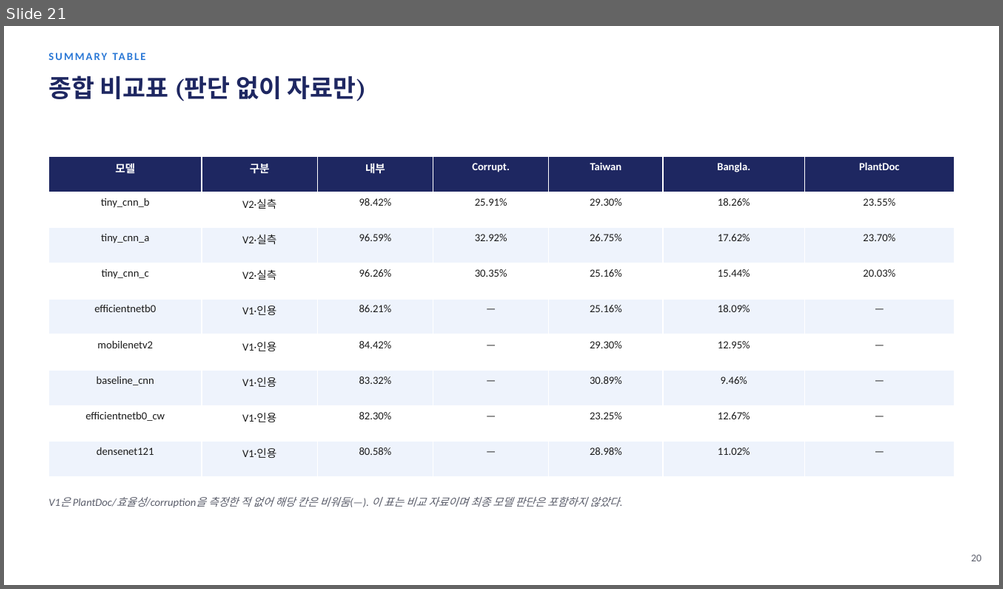
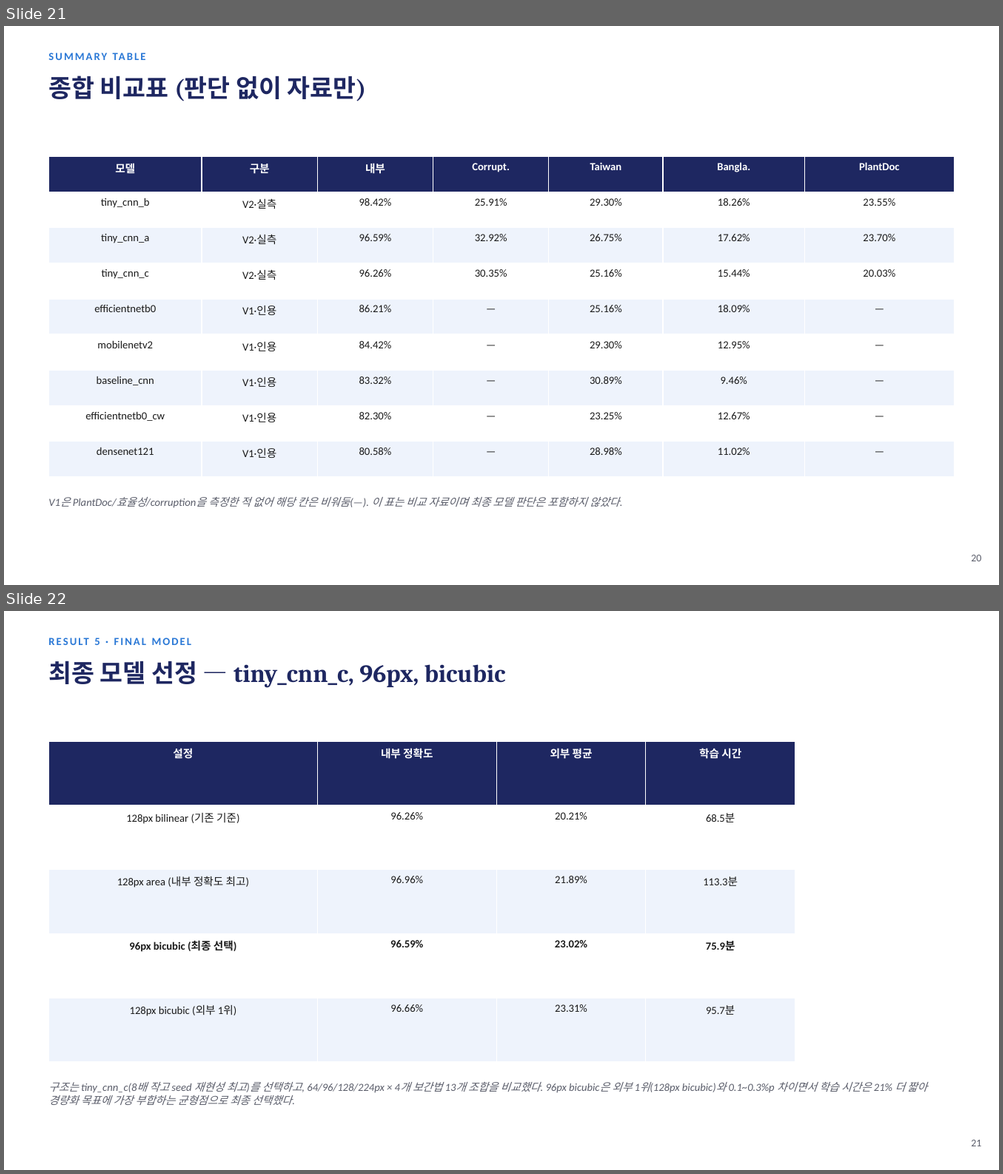
Before and after one commit to sara0813/tomato-disease-v2, a slide deck: docs/CNN_토마토_병해분류_V2_진행보고.pptx. Shown one above the other, each under a label of ours: slide 21 before the commit, slides 21 and 22 after it. The pictures are 1003x589 and 1003x1174 pixels, drawn with LibreOffice and Linux fonts; fonts in the diff are those of the drawing. Boxes give left, top, right and bottom in pixels: in the first picture for what was removed or moved away, otherwise in the second. Text is boxed around its words. In the diff, an @@ line names an element or a change of style, - is before the commit and + after.

```diff
--- a/docs/CNN_토마토_병해분류_V2_진행보고.pptx
+++ b/docs/CNN_토마토_병해분류_V2_진행보고.pptx
@@ slide 22 added at [4,611,999,1170], background #FFFFFF @@
@@ text added at [94,638,99,645], 10.5 pt, text #2A78D6, bold @@
+RESULT 5 · FINAL MODEL
@@ text added at [48,661,506,688], 24 pt, text #1E2761, bold @@
+최종 모델 선정 — tiny_cnn_c, 96px, bicubic
@@ table added at [48,741,795,1062], 5 rows, 4 columns @@
+설정 | 내부 정확도 | 외부 평균 | 학습 시간
+128px bilinear (기존 기준) | 96.26% | 20.21% | 68.5분
+128px area (내부 정확도 최고) | 96.96% | 21.89% | 113.3분
+96px bicubic (최종 선택) | 96.59% | 23.02% | 75.9분
+128px bicubic (외부 1위) | 96.66% | 23.31% | 95.7분
@@ text added at [48,1082,927,1105], 10.5 pt, text #5B5E6B, italic @@
+구조는 tiny_cnn_c(8배 작고 seed 재현성 최고)를 선택하고, 64/96/128/224px × 4개 보간법 13개 조합을 비교했다. 96px bicubic은 외부 1위(128px bicubic)와 0.1~0.3%p 차이면서 학습 시간은 21% 더 짧아 경량화 목표에 가장 부합하는 균형점으로 최종 선택했다.
@@ text added at [970,1140,981,1147], 10 pt, text #5B5E6B @@
+21
```
Also in this commit, not shown: 3 slides changed, 2 other slides added, 1 other file.
